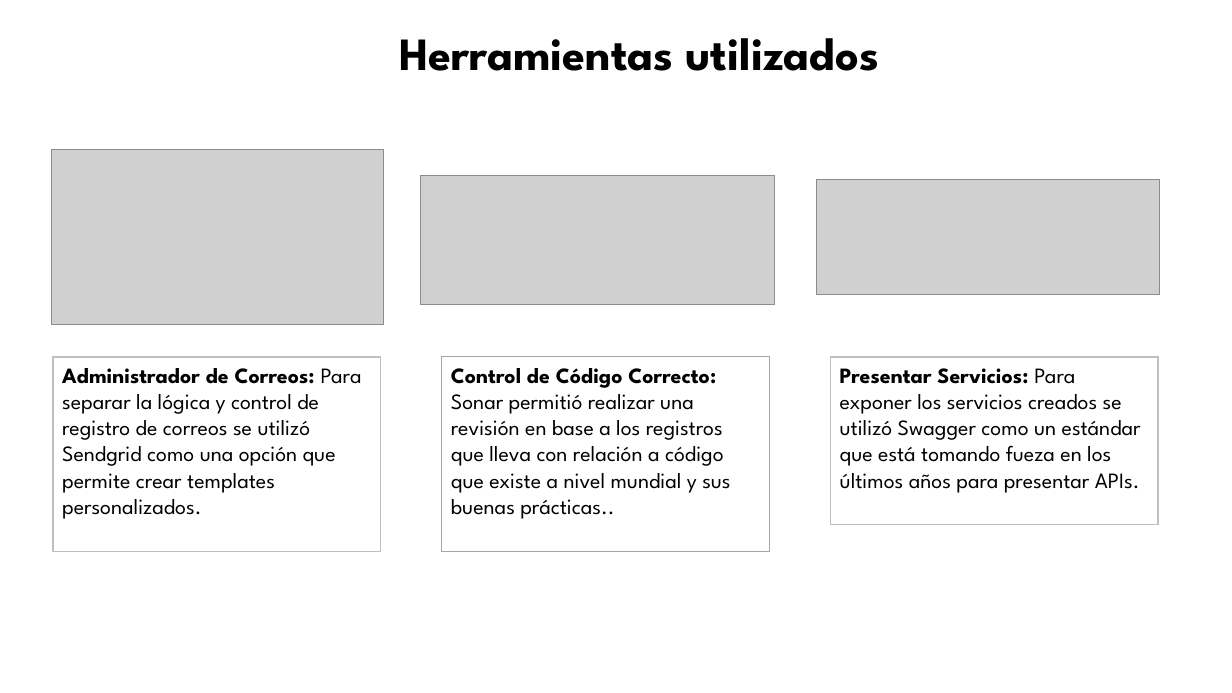
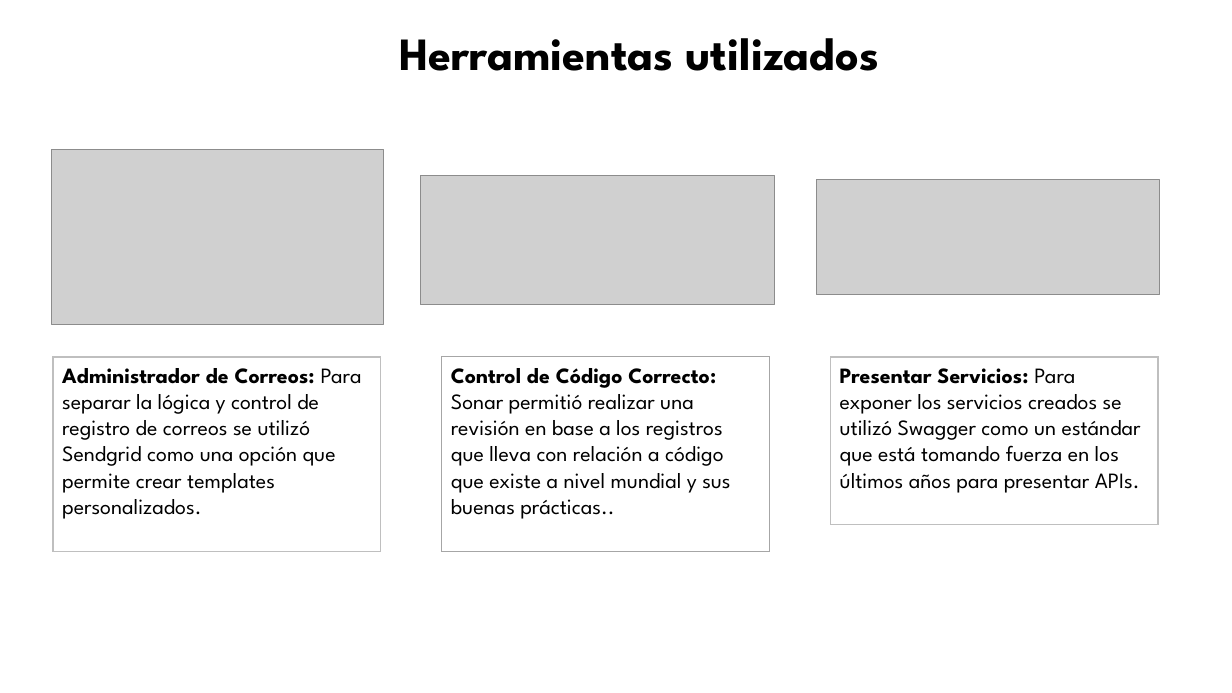
Before and after one commit to dach1996/ElectionSystem, a slide deck: slide 9 of Documents/Formatopresentacion UISRAEL.pptx. Drawn at 1232x693 pixels with LibreOffice and Linux fonts; fonts in the diff are those of the drawing; grey boxes stand for pictures; background and template pictures are left out. Boxes give left, top, right and bottom in pixels: in the first picture for what was removed or moved away, otherwise in the second. Text is boxed around its words. In the diff, an @@ line names an element or a change of style, - is before the commit and + after.

```diff
--- a/Documents/Formatopresentacion UISRAEL.pptx
+++ b/Documents/Formatopresentacion UISRAEL.pptx
@@ text in rectangle at [840, 368, 1141, 493]: text changed @@
-  Presentar Servicios: Para exponer los servicios creados se utilizó Swagger como un estándar que está tomando fueza en los últimos años para presentar APIs.
+  Presentar Servicios: Para exponer los servicios creados se utilizó Swagger como un estándar que está tomando fuerza en los últimos años para presentar APIs.
```
Also in this commit, not shown: 8 other slides changed, 10 slides added, 12 slides removed, 29 other files.
